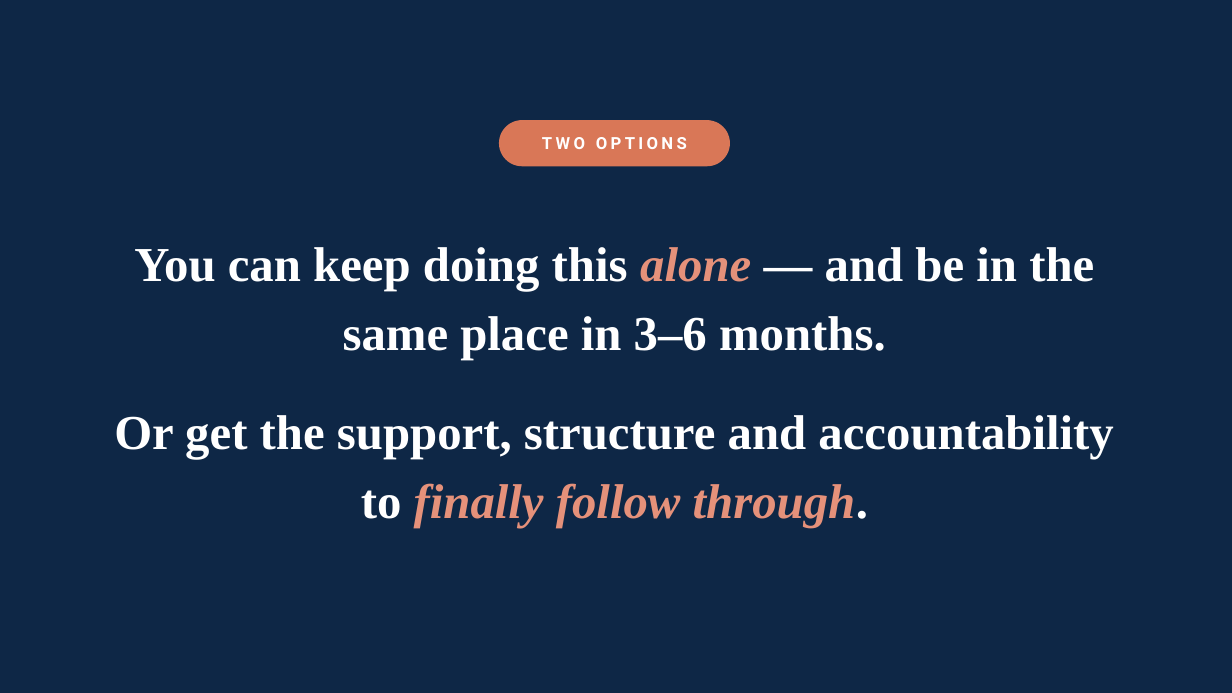
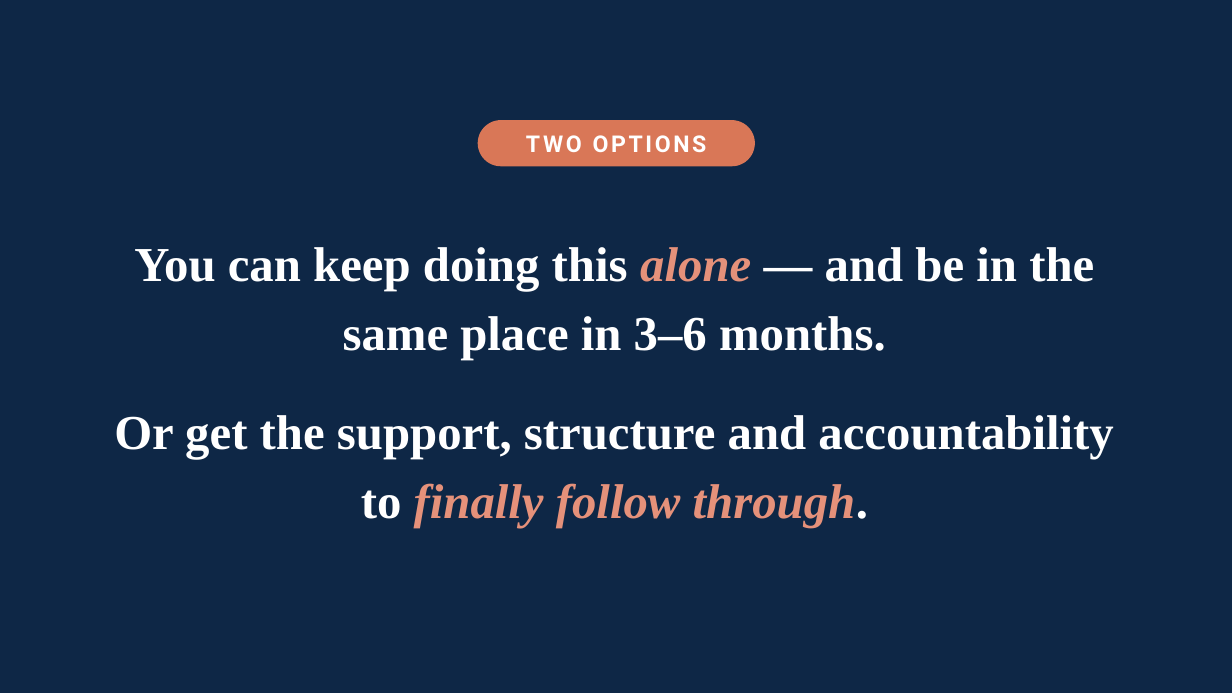
Before and after one commit to WeAreWLA/21-day-reset, a slide deck: slide 21 of wla-vip-121-deck.pptx. Drawn at 1232x693 pixels with LibreOffice and Linux fonts; fonts in the diff are those of the drawing. Boxes give left, top, right and bottom in pixels: in the first picture for what was removed or moved away, otherwise in the second. Text is boxed around its words. In the diff, an @@ line names an element or a change of style, - is before the commit and + after.

```diff
--- a/wla-vip-121-deck.pptx
+++ b/wla-vip-121-deck.pptx
@@ rounded rectangle "TWO OPTIONS": place and size @@
-rounded rectangle "TWO OPTIONS" at (499, 120, 730, 166)
+rounded rectangle "TWO OPTIONS" at (478, 120, 755, 166)
@@ rounded rectangle "TWO OPTIONS" at (478, 120, 755, 166): size 13 to 18 pt, letter spacing 2.6 to 2 pt @@
```
Also in this commit, not shown: 17 other slides changed, 2 slides added, 2 slides removed, 1 other file.
